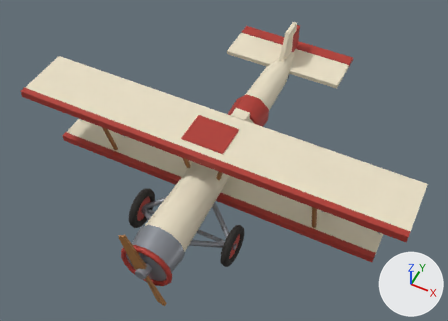
The glTF model assets/models/biplane-1920.glb as it was, and as the next commit left it.
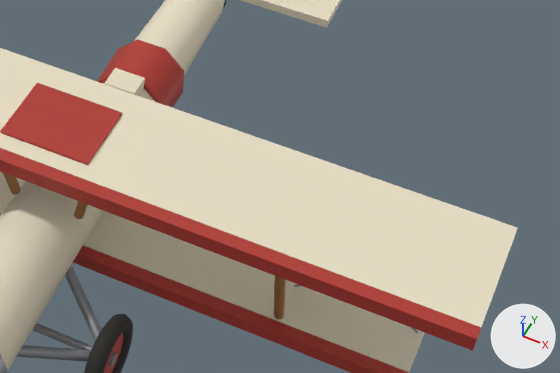
The first picture shows the older version from a camera (50 mm lens) standing at (4.01, -7.66, 10.77) and looking at (0.01, 0.36, 0.75). The close-ups show the older and then the newer version on the part from 40% to 100% of the width and 23% to 79% of the height of that picture. Only the edits that show in the close-ups are written down. Lighting does not change. The marker at lower right points along +X, +Y and +Z. Where no turn or scale is listed for an object, it has been applied to the vertices.

Objects in the first close-up: 'axle', 'fuselage', 'fuselage_band', 'gear_r_front', 'gear_r_rear', 'headrest', 'horizontal_stabilizer', 'tire', 'wing_lower', 'wing_lower_leading_edge', 'wing_upper', 'wing_upper_leading_edge', 'wing_upper_marking' and 6 more.
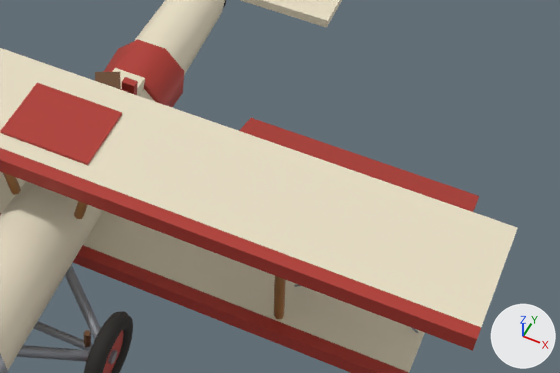
ob_wheel_right is not drawn itself; it is the parent of ob_tire.

Where the newer file only moved an object's origin or applied its transform, the numbers keep the older frame.

Location of each change, [x1, y1, x2, y2] in pixels of the close-ups (560 x 373 px):
'aileron_right', added (red)
    after: [239, 118, 479, 212]
'tire', turned
    before: [84, 314, 133, 373]
    after: [84, 311, 133, 373]
'axle', moved
    before: [32, 323, 93, 350]
    after: [34, 321, 93, 350]
'pilot_helmet', added
    after: [95, 72, 121, 90]
'pilot_scarf_tail', added
    after: [122, 77, 138, 95]
'bungee_r', added
    after: [84, 330, 91, 348]

What changed in the scene script:
```text
Add mat_leather_brown:
    mat_leather_brown = principled_material('leather_brown')
    mat_leather_brown.base_color = (0.147, 0.0685, 0.0284)  # brown #6b4a2f
    mat_leather_brown.metallic = 0.05
    mat_leather_brown.roughness = 0.75
Add me_mesh_72:
    me_mesh_72.from_pydata(...)  # a box spanning x -0.07..0.07, y -0.04..0.04, z -0.25..0.25
    me_mesh_72.materials.append(mat_enamel_red)  # red #b23a30
Add me_mesh_69:
    me_mesh_69.from_pydata([(0.168, -0.054, 0.075), (0.054, 0.168, 0.075), (0.168, -0.054, -0.075), (0.054, 0.168, -0.075), (-0.168, 0.054, 0.075), (-0.054, -0.168, 0.075), (-0.168, 0.054, -0.075), (-0.054, -0.168, -0.075)], [], [(0, 2, 1), (2, 3, 1), (4, 6, 5), (6, 7, 5), (4, 5, 1), (5, 0, 1), (7, 6, 2), (6, 3, 2), (5, 7, 0), (7, 2, 0), (1, 3, 4), (3, 6, 4)])
    me_mesh_69.materials.append(mat_leather_brown)  # brown #6b4a2f
Add me_mesh_43_1:
    me_mesh_43_1.from_pydata(...)  # 16 vertices, 24 faces; spans x -0.03..0.03, y -0.035..0.035, z -0.1..0.1
    me_mesh_43_1.materials.append(mat_leather_brown)  # brown #6b4a2f
Add me_mesh_34_1:
    me_mesh_34_1.from_pydata([(1.1, -0.14, 0.11), (1.1, 0.18, -0.01), (1.1, -0.18, 0.01), (1.1, 0.14, -0.11), (-1.1, 0.18, -0.01), (-1.1, -0.14, 0.11), (-1.1, 0.14, -0.11), (-1.1, -0.18, 0.01)], [], [(0, 2, 1), (2, 3, 1), (4, 6, 5), (6, 7, 5), (4, 5, 1), (5, 0, 1), (7, 6, 2), (6, 3, 2), (5, 7, 0), (7, 2, 0), (1, 3, 4), (3, 6, 4)])
    me_mesh_34_1.materials.append(mat_enamel_red)  # red #b23a30
Change ob_axle:
    ob_axle.location: (0.0, -1.35, 0.44) -> (0.0, -1.35, 0.478)
Change ob_wheel_right:
    ob_wheel_right.rotation_euler: (0.0, -1.571, 0.0) -> (0.0, 2.509, 1.571)  # degrees (0, -90, 0) -> degrees (0, 144, 90)
Change ob_tire:
    ob_tire.rotation_euler: (1.571, 0.0, 0.0) -> (0.0, 0.0, 0.0)  # degrees (90, 0, 0) -> degrees (0, 0, 0)
Add ob_pilot_scarf_tail:
    ob_pilot_scarf_tail = bpy.data.objects.new('pilot_scarf_tail', me_mesh_72)
    ob_pilot_scarf_tail.location = (0.12, 1.02, 1.36)
Add ob_pilot_helmet:
    ob_pilot_helmet = bpy.data.objects.new('pilot_helmet', me_mesh_69)
    ob_pilot_helmet.location = (0.0, 0.76, 1.72)
Add ob_bungee_r:
    ob_bungee_r = bpy.data.objects.new('bungee_r', me_mesh_43_1)
    ob_bungee_r.location = (0.83, -1.35, 0.598)
Add ob_aileron_right:
    ob_aileron_right = bpy.data.objects.new('aileron_right', me_mesh_34_1)
    ob_aileron_right.location = (2.6, 0.59, 1.962)
```
